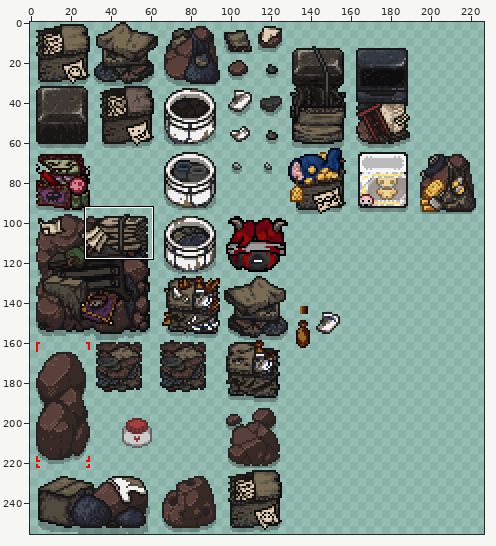
Sprite sheet, stored at resources/gfx/grid/rocks_hoarderbasement.png. Above, an overview of the earlier version with the close-up marked.
Close-up. First the earlier version:
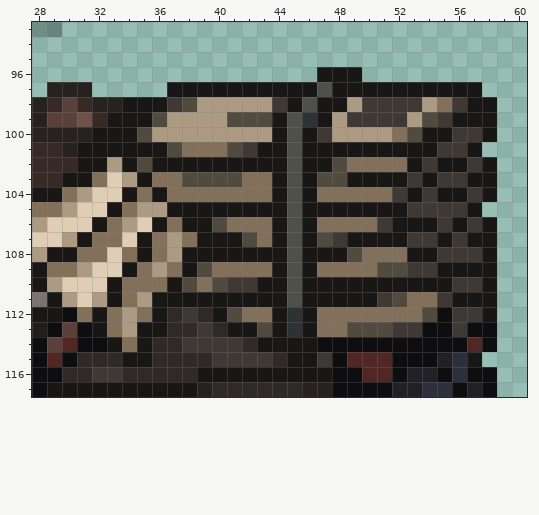
The file is 256x256 pixels. Pixels under 10% opacity are left out. Colours within 5 levels of each other are drawn and written as one. Shown: x 28..60, y 93..117. The wide view leaves out empty margins.
The same view after the edit:
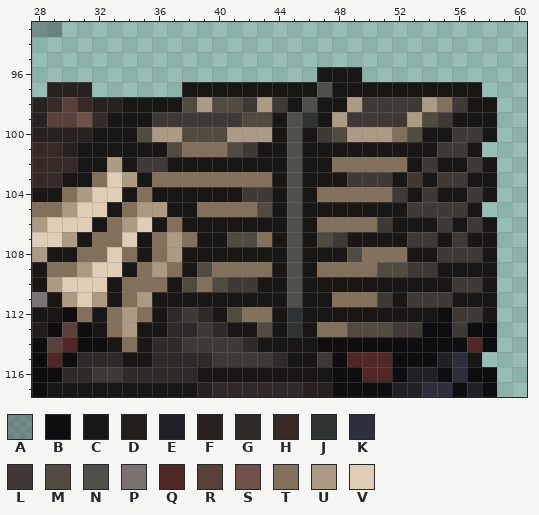
Palette (. is transparent): A #00000040  B #0e0e10  C #181716  D #221e1a  E #212027  F #272120  G #2f2928  H #362926  J #2f3233  K #2d2f3c  L #3e3934  M #514a3f  N #50504b  P #7b7372  Q #512725  R #59403b  S #70514a  T #82705b  U #ad9a83  V #e0cdb5
The edit:
The edit turns colour L into colour C in row 98 at x 37.
The edit turns colour M into colour C in row 103 at x 47 to 48; in row 106 at x 40; in row 111 at x 52; in row 112 at x 54.
The edit turns colour T into colour C in row 104 at x 37 to 41; in row 106 at x 41 to 43; in row 112 at x 47 to 53.
The edit turns colour C into colour L in row 102 at x 36; in row 103 at x 49 to 51.
The edit turns colour M into colour L in row 99 at x 36 and 41; in row 102 at x 35.
The edit turns colour T into colour L in row 104 at x 42 to 43; in row 111 at x 53 to 54.
The edit turns colour U into colour L in row 98 at x 42; in row 99 at x 37 to 40.
The edit turns colour C into colour M in row 105 at x 43; in row 107 at x 41.
The edit turns colour U into colour M in row 98 at x 40 to 41; in row 100 at x 38 to 40 and 48.
The edit turns colour C into colour T in row 105 at x 39 to 42; in row 111 at x 48 to 50.
The edit turns colour M into colour T in row 102 at x 48; in row 103 at x 38 to 41.
Colour C is removed in row 97 at x 37.
Where, in picture pixels (left, top, right, bottom), the same in both close-ups:
changed: (137, 82, 392, 247)
changed: (317, 292, 437, 322)
